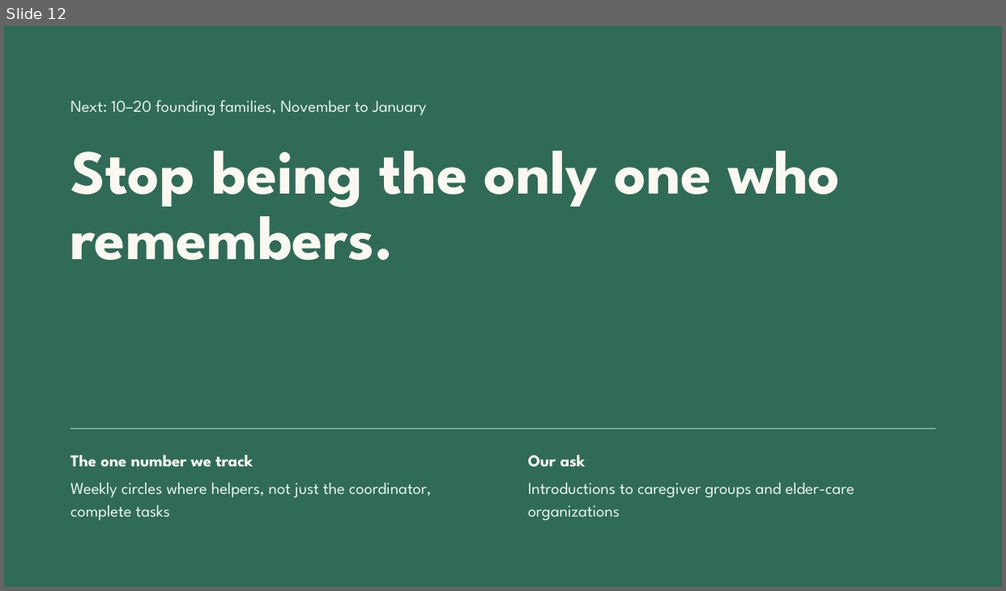
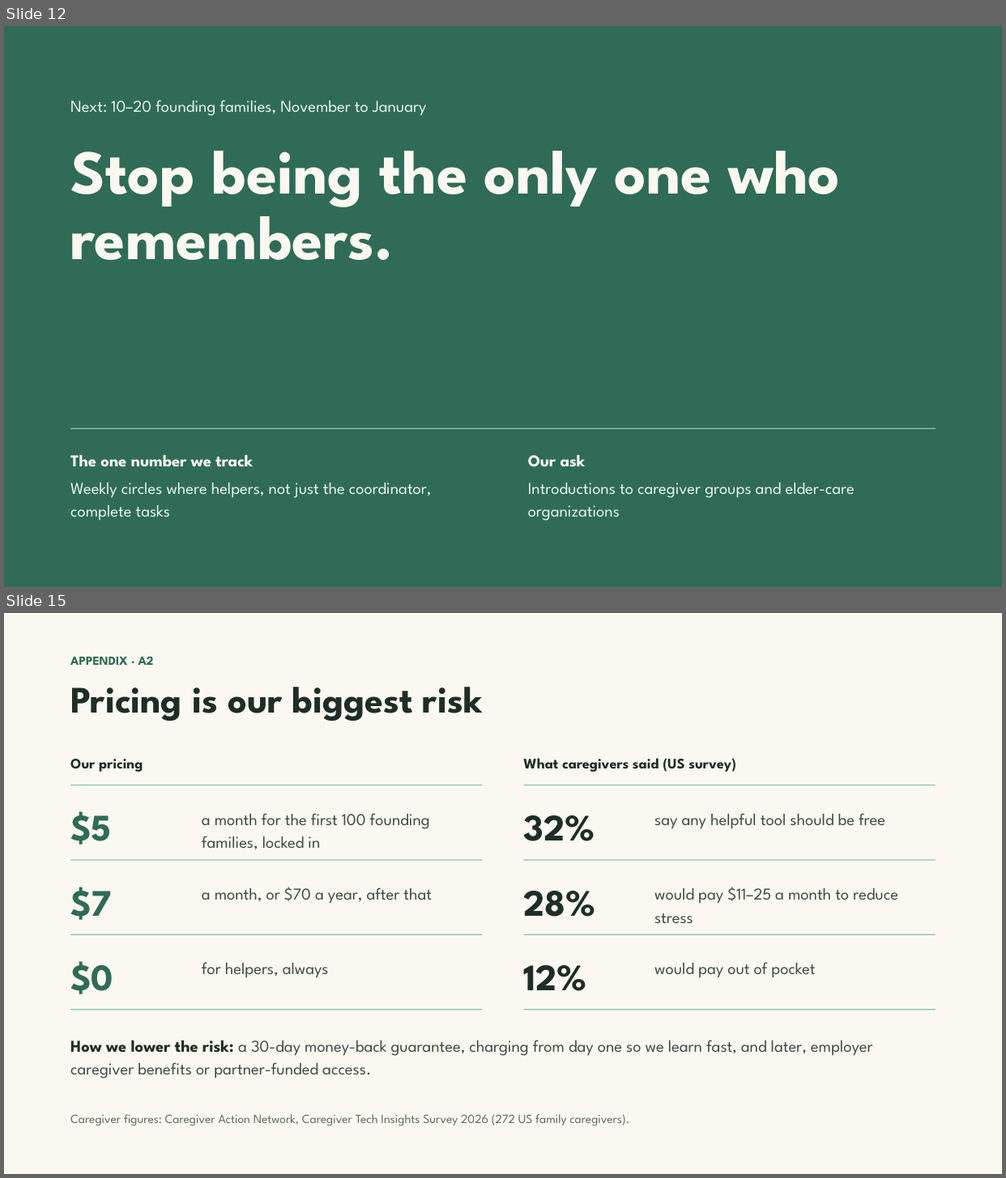
Before and after one commit to Team-Claudia/kindred, a slide deck: docs/pitch/Kindred Demo Day Pitch V3.pptx. Shown one above the other, each under a label of ours: slide 12 before the commit, slides 12 and 15 after it; the slides between them are not shown. The pictures are 1006x591 and 1006x1178 pixels, drawn with LibreOffice and Linux fonts; fonts in the diff are those of the drawing. Boxes give left, top, right and bottom in pixels: in the first picture for what was removed or moved away, otherwise in the second. Text is boxed around its words. In the diff, an @@ line names an element or a change of style, - is before the commit and + after.

```diff
--- a/docs/pitch/Kindred Demo Day Pitch V3.pptx
+++ b/docs/pitch/Kindred Demo Day Pitch V3.pptx
@@ slide 15 added at bbox=[4, 613, 1002, 1174], background #FBF8F1 @@
@@ text added at bbox=[70, 656, 154, 665], 12 pt, text #2F6B57, bold @@
+APPENDIX · A2
@@ title added at bbox=[70, 687, 483, 721], 36 pt, text #1F2D27, bold @@
+Pricing is our biggest risk
@@ text added at bbox=[523, 758, 736, 772], 14 pt, text #1F2D27, bold @@
+What caregivers said (US survey)
@@ text added at bbox=[70, 759, 143, 772], 14 pt, text #1F2D27, bold @@
+Our pricing
@@ line added from (70, 786) to (483, 786), #8CC3AC 1 pt @@
@@ line added from (523, 786) to (936, 786), #8CC3AC 1 pt @@
@@ text added at bbox=[70, 811, 112, 845], 36 pt, text #2F6B57, bold @@
+$5
@@ text added at bbox=[202, 813, 430, 850], 16 pt, text #3D4D46 @@
+a month for the first 100 founding families, locked in
@@ text added at bbox=[523, 815, 594, 841], 36 pt, text #1F2D27, bold @@
+32%
@@ text added at bbox=[654, 813, 885, 829], 16 pt, text #3D4D46 @@
+say any helpful tool should be free
@@ line added from (70, 860) to (483, 860), #8CC3AC 1 pt @@
@@ line added from (523, 860) to (936, 860), #8CC3AC 1 pt @@
@@ text added at bbox=[70, 887, 112, 920], 36 pt, text #2F6B57, bold @@
+$7
@@ text added at bbox=[202, 887, 432, 904], 16 pt, text #3D4D46 @@
+a month, or $70 a year, after that
@@ text added at bbox=[523, 891, 595, 917], 36 pt, text #1F2D27, bold @@
+28%
@@ text added at bbox=[654, 887, 898, 923], 16 pt, text #3D4D46 @@
+would pay $11–25 a month to reduce stress
@@ line added from (70, 935) to (483, 935), #8CC3AC 1 pt @@
@@ line added from (523, 935) to (936, 935), #8CC3AC 1 pt @@
@@ text added at bbox=[70, 961, 113, 995], 36 pt, text #2F6B57, bold @@
+$0
@@ text added at bbox=[202, 962, 329, 978], 16 pt, text #3D4D46 @@
+for helpers, always
@@ text added at bbox=[523, 965, 586, 991], 36 pt, text #1F2D27, bold @@
+12%
@@ text added at bbox=[654, 962, 815, 978], 16 pt, text #3D4D46 @@
+would pay out of pocket
@@ line added from (70, 1010) to (483, 1010), #8CC3AC 1 pt @@
@@ line added from (523, 1010) to (936, 1010), #8CC3AC 1 pt @@
@@ text added at bbox=[70, 1040, 873, 1079], 16 pt, text #3D4D46 @@
+How we lower the risk: a 30-day money-back guarantee, charging from day one so we learn fast, and later, employer caregiver benefits or partner-funded access.
@@ text added at bbox=[70, 1114, 629, 1127], 12 pt, text #5B6B63 @@
+Caregiver figures: Caregiver Action Network, Caregiver Tech Insights Survey 2026 (272 US family caregivers).
```
Also in this commit, not shown: 2 slides changed, 10 other slides added, 2 slides removed, 6 other files.
